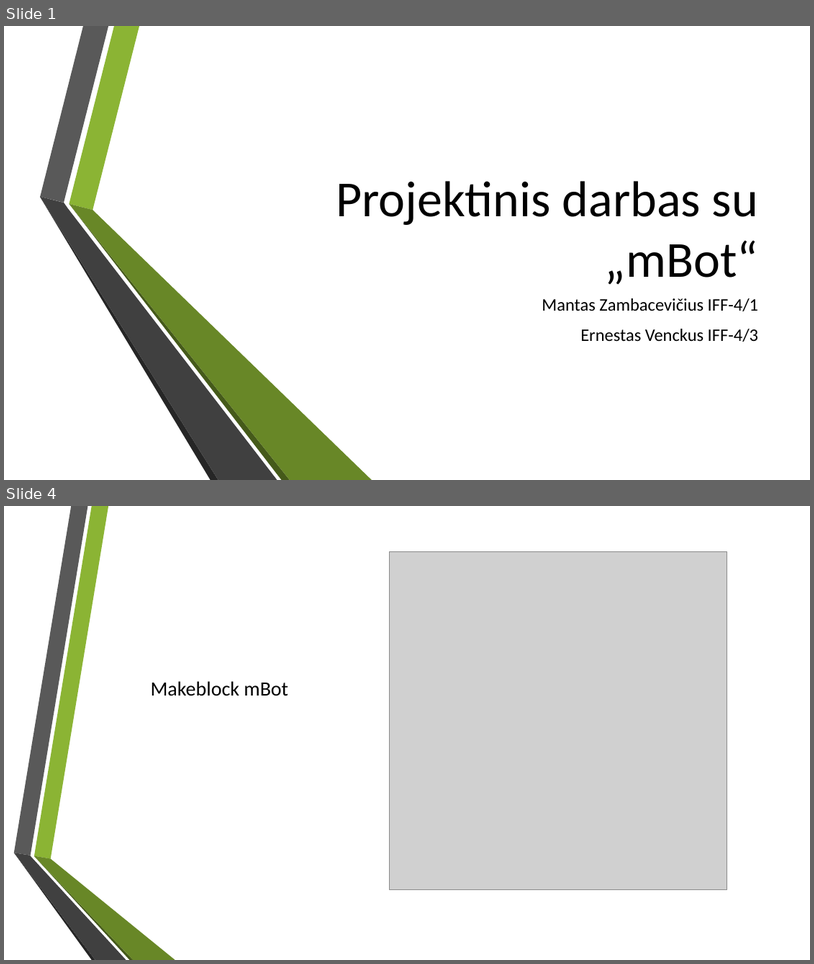
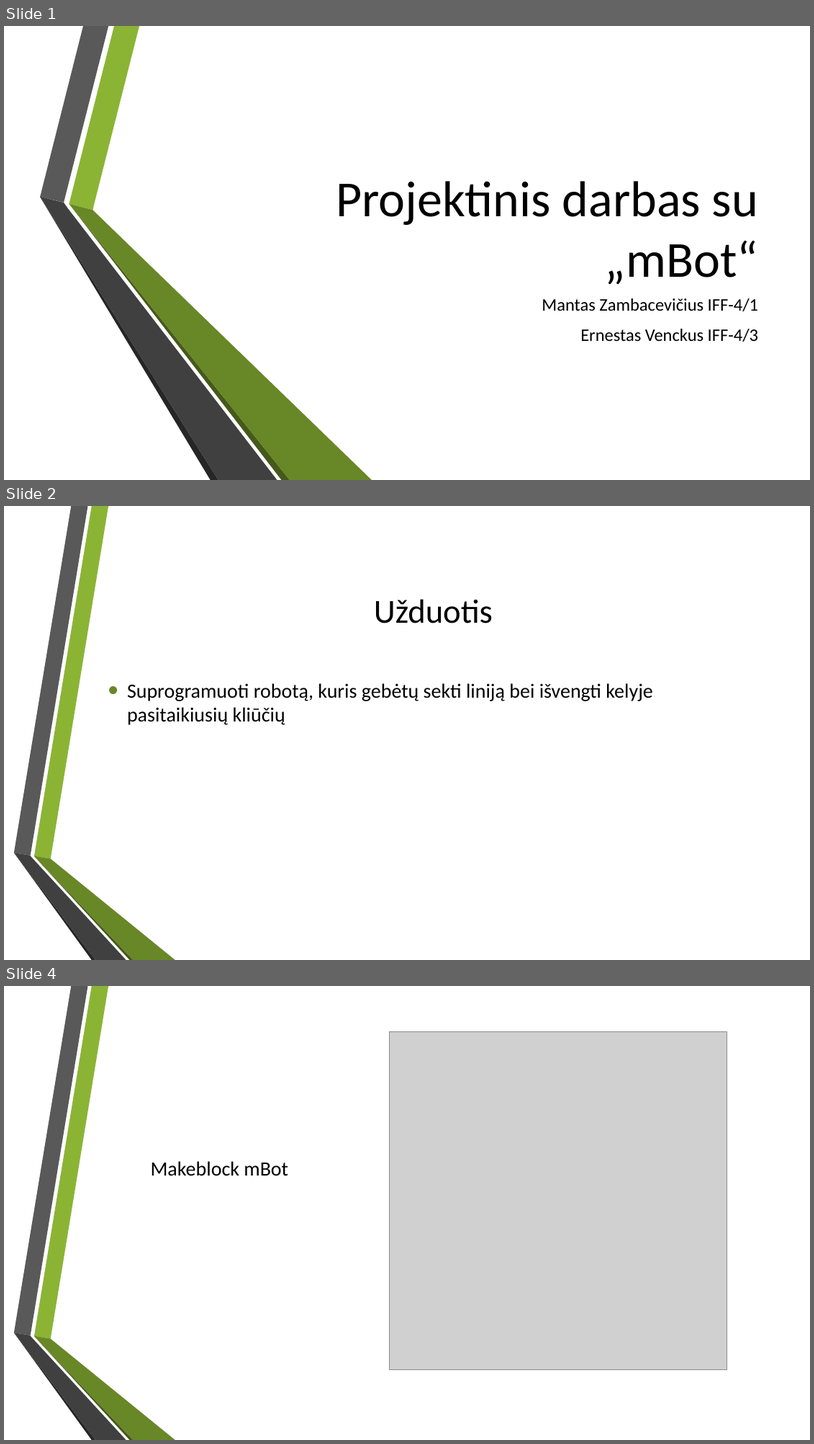
Before and after one commit to killeriax/RobotuProjektas, a slide deck: Dokumentacija/Pristatymas.pptx. Shown one above the other, each under a label of ours: slides 1 and 4 before the commit, slides 1, 2 and 4 after it; the slides between them are not shown. The pictures are 814x964 and 814x1444 pixels, drawn with LibreOffice and Linux fonts; fonts in the diff are those of the drawing; grey boxes stand for pictures; background and template pictures are left out. Boxes give left, top, right and bottom in pixels: in the first picture for what was removed or moved away, otherwise in the second. Text is boxed around its words. In the diff, an @@ line names an element or a change of style, - is before the commit and + after.

```diff
--- a/Dokumentacija/Pristatymas.pptx
+++ b/Dokumentacija/Pristatymas.pptx
@@ slide 2 added at <box>4,506,810,960</box>, background picture (left out); not listed: 6 template elements that a slide beside it also shows @@
@@ title added at <box>374,599,493,623</box>, 40 pt, text #000000 @@
+Užduotis
@@ text added at <box>127,683,653,725</box>, 24 pt, text #000000 @@
+• Suprogramuoti robotą, kuris gebėtų sekti liniją bei išvengti kelyje pasitaikiusių kliūčių
```
Also in this commit, not shown: 1 slide changed, 1 slide removed, 1 other file.
